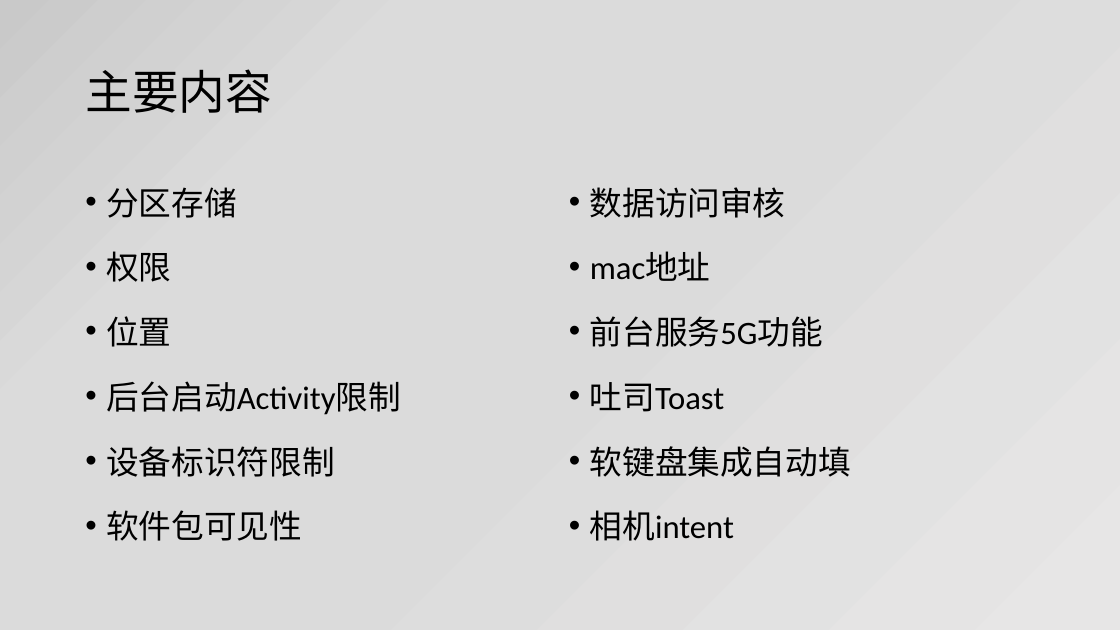
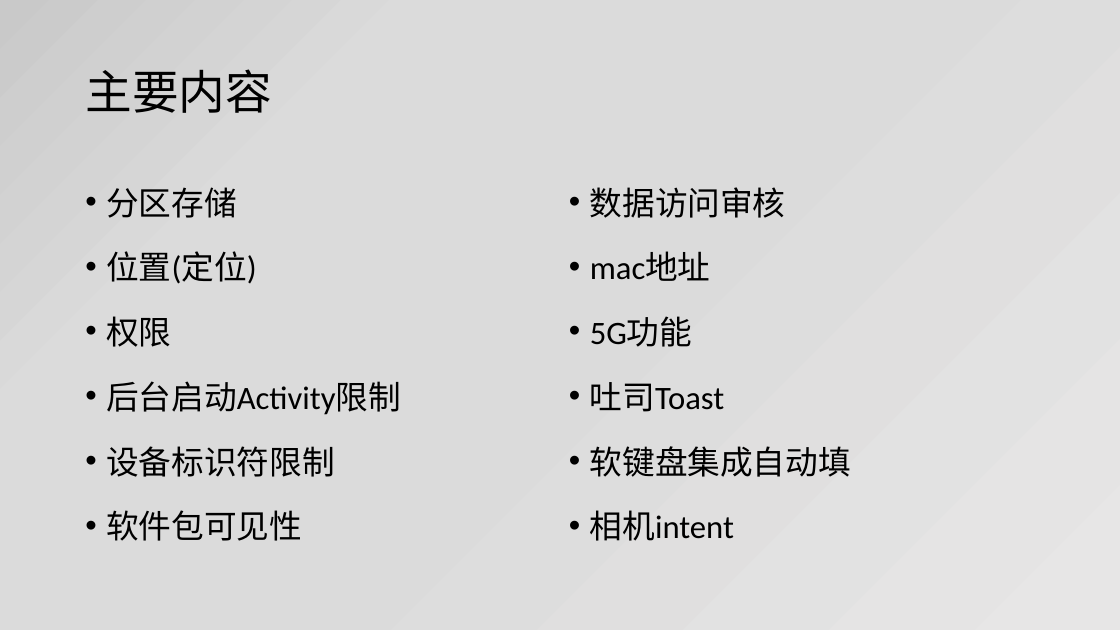
Before and after one commit to jianjunxiao/Adaptation, a slide deck: slide 2 of Android10、11适配.pptx. Drawn at 1120x630 pixels with LibreOffice and Linux fonts; fonts in the diff are those of the drawing. Boxes give left, top, right and bottom in pixels: in the first picture for what was removed or moved away, otherwise in the second. Text is boxed around its words. In the diff, an @@ line names an element or a change of style, - is before the commit and + after.

Commit message:
后台位置

```diff
--- a/Android10、11适配.pptx
+++ b/Android10、11适配.pptx
@@ text at <box>106,251,256,284</box>: paragraph added @@
+• 位置(定位)
@@ text at <box>106,316,171,347</box>: paragraph removed @@
-• 位置
@@ text at <box>590,318,692,347</box>: text changed @@
-• 前台服务5G功能
+• 5G功能
```
Also in this commit, not shown: 2 other slides changed, 9 slides added, 12 other files.
